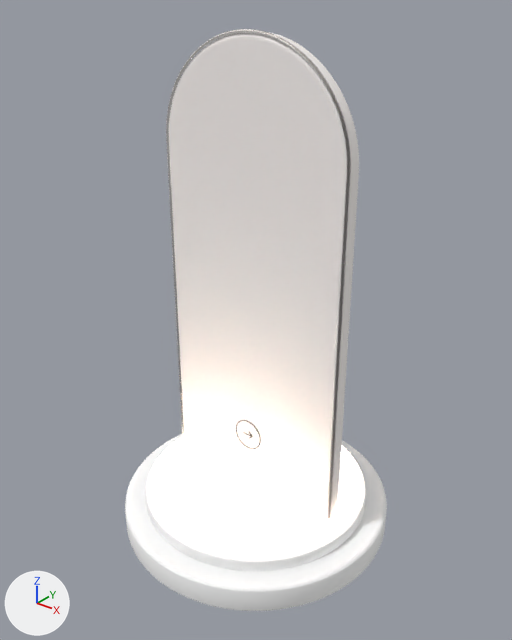
The glTF model web/studio/public/assets/hyper-atrium/crystal-crystal-tall.glb, before and after one commit.
One viewpoint serves both versions: a camera (50 mm lens) standing at (3.45, -4.31, 4.84) and looking at (0.03, -0.04, 2.19). Every picture has the same lights, and +X, +Y and +Z are marked at lower left. The picture after the commit comes second. Where no turn or scale is listed for an object, it has been applied to the vertices.

Script lines for the objects in view, before the commit:
```python
me_crystal_crystal_tall___front_polished_rim_path = bpy.data.meshes.new('Crystal crystal-tall | front polished rim path')
me_crystal_crystal_tall___front_polished_rim_path.from_pydata(...)  # 990 vertices, 1960 faces; spans x -0.9..0.9, y -0.08..-0.06, z 0.5..4.5
me_crystal_crystal_tall___front_polished_rim_path.materials.append(mat_portals___polished_clear_edge)  # white #fefaf6
me_crystal_crystal_tall___solid_clear_arched_crystal_geometry = bpy.data.meshes.new('Crystal crystal-tall | solid clear arched crystal geometry')
me_crystal_crystal_tall___solid_clear_arched_crystal_geometry.from_pydata(...)  # 888 vertices, 1772 faces; spans x -0.9..0.9, y -0.08..0.08, z 0.48..4.48
me_crystal_crystal_tall___solid_clear_arched_crystal_geometry.materials.append(mat_portals___optically_clear_rose_crystal)  # white #fdf8f6
me_cylinder_046 = bpy.data.meshes.new('Cylinder.046')
me_cylinder_046.from_pydata(...)  # 1280 vertices, 2556 faces; spans x -1.26..1.26, y -1.26..1.26, z -0.13..0.13
me_cylinder_046.materials.append(mat_hyper___blush_ivory_honed_limestone)  # white #ffffff
ob_crystal_crystal_tall___front_polished_rim = bpy.data.objects.new('Crystal crystal-tall | front polished rim', me_crystal_crystal_tall___front_polished_rim_path)
ob_crystal_crystal_tall___front_polished_rim.location = (0.0, 0.0, 0.0)
ob_crystal_crystal_tall___lower_travertine_plinth = bpy.data.objects.new('Crystal crystal-tall | lower travertine plinth', me_cylinder_046)
ob_crystal_crystal_tall___lower_travertine_plinth.location = (0.0, 0.0, 0.2)
ob_crystal_crystal_tall___solid_clear_arched_crystal = bpy.data.objects.new('Crystal crystal-tall | solid clear arched crystal', me_crystal_crystal_tall___solid_clear_arched_crystal_geometry)
ob_crystal_crystal_tall___solid_clear_arched_crystal.location = (0.0, 0.0, 0.0)
# also in view: 'Crystal crystal-tall | upper porcelain plinth' at (0.0, 0.0, 0.38); 'Crystal crystal-tall | concealed warm light seam' at (0.0, 0.0, 0.47)
```
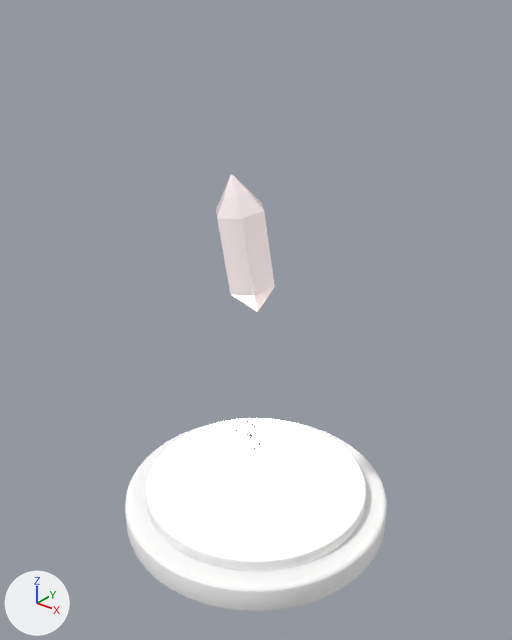
Boxes [x1, y1, x2, y2] around the edits, measured in the pictures (512 x 640 px):
'Crystal crystal-tall | solid clear arched crystal', deleted
    before: [168, 32, 359, 518]
'Generic relic | tall faceted quartz', added
    after: [216, 174, 275, 312]
'Crystal crystal-tall | front polished rim', deleted
    before: [166, 29, 351, 520]

The change, as a list of edits to the scene's bpy script:
```text
Add mat_icons___milky_lilac_opal_glass:
    mat_icons___milky_lilac_opal_glass = principled_material('Icons | milky lilac opal glass')
    mat_icons___milky_lilac_opal_glass.base_color = (0.9, 0.85, 0.96)  # white #f3edfa
    mat_icons___milky_lilac_opal_glass.metallic = 0.03
    mat_icons___milky_lilac_opal_glass.roughness = 0.16
    mat_icons___milky_lilac_opal_glass.ior = 1.45
    mat_icons___milky_lilac_opal_glass.transmission_weight = 0.48
    mat_icons___milky_lilac_opal_glass.coat_weight = 0.3
    mat_icons___milky_lilac_opal_glass.emission_color = (0.216, 0.185, 0.158)  # grey #80776f
    mat_icons___milky_lilac_opal_glass.emission_strength = 1.0
Add me_generic_relic___tall_faceted_quartz_geometry:
    me_generic_relic___tall_faceted_quartz_geometry.from_pydata(...)  # 124 vertices, 244 faces; spans x -0.233..0.238, y -0.23..0.235, z -0.588..0.586
    me_generic_relic___tall_faceted_quartz_geometry.materials.append(mat_icons___milky_lilac_opal_glass)  # white #f3edfa, glowing grey #80776f
Remove ob_crystal_crystal_tall___front_polished_rim:
    ob_crystal_crystal_tall___front_polished_rim = bpy.data.objects.new('Crystal crystal-tall | front polished rim', me_crystal_crystal_tall___front_polished_rim_path)
    ob_crystal_crystal_tall___front_polished_rim.location = (0.0, 0.0, 0.0)
Remove ob_crystal_crystal_tall___solid_clear_arched_crystal:
    ob_crystal_crystal_tall___solid_clear_arched_crystal = bpy.data.objects.new('Crystal crystal-tall | solid clear arched crystal', me_crystal_crystal_tall___solid_clear_arched_crystal_geometry)
    ob_crystal_crystal_tall___solid_clear_arched_crystal.location = (0.0, 0.0, 0.0)
Add ob_generic_relic___tall_faceted_quartz:
    ob_generic_relic___tall_faceted_quartz = bpy.data.objects.new('Generic relic | tall faceted quartz', me_generic_relic___tall_faceted_quartz_geometry)
    ob_generic_relic___tall_faceted_quartz.location = (0.0, -0.136, 2.88)
```
